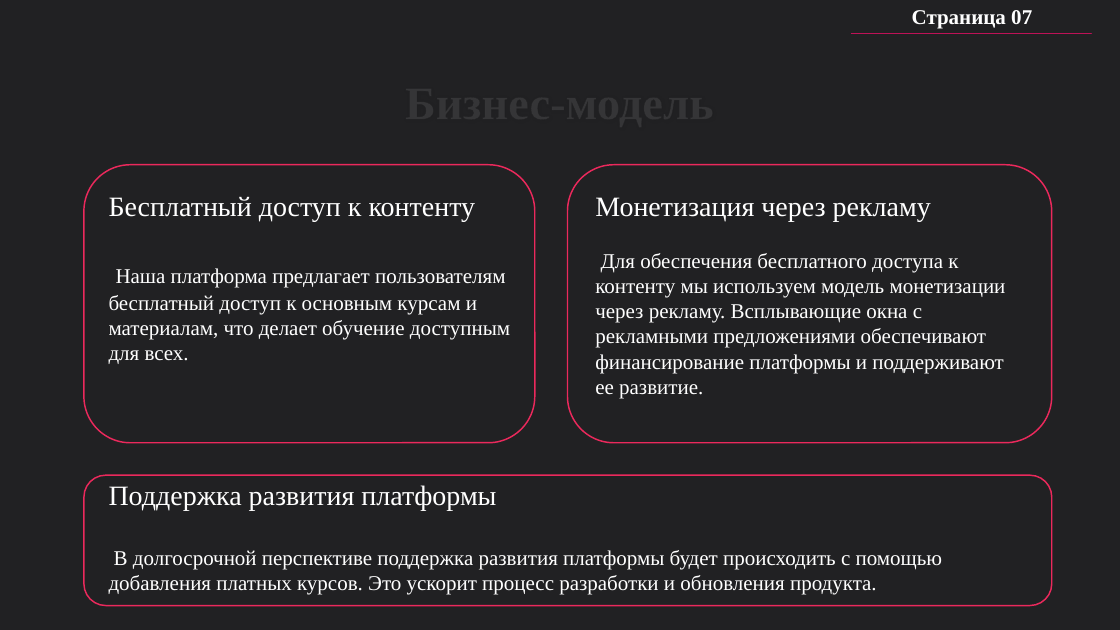
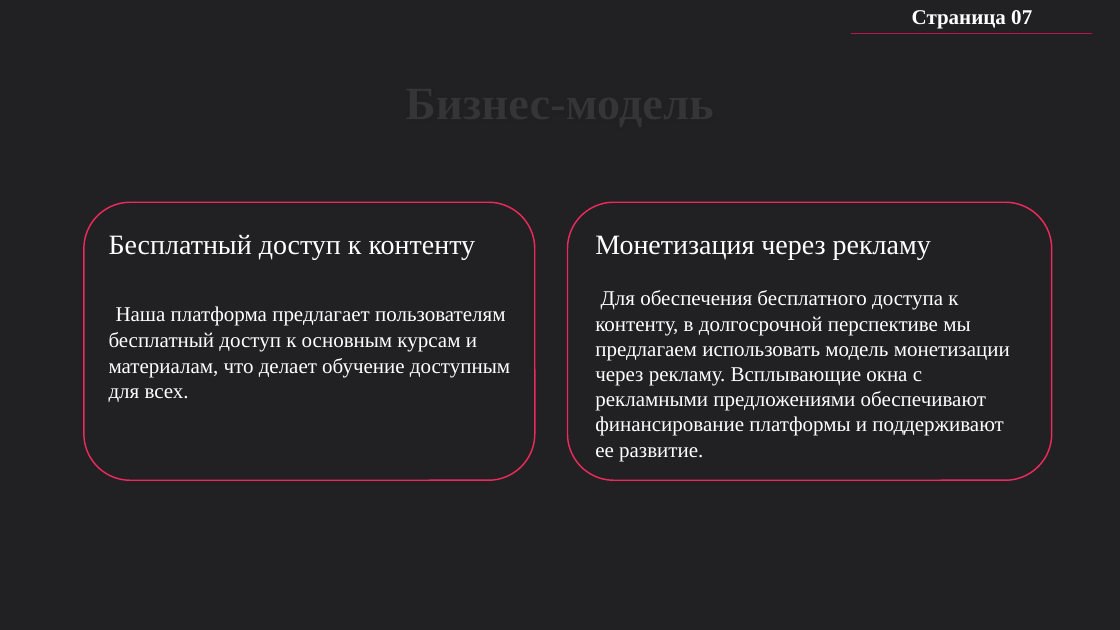
Before and after one commit to sahland/9.5-Team, a slide deck: slide 7 of documentation/Презентация_KnitWit.pptx. Drawn at 1120x630 pixels with LibreOffice and Linux fonts; fonts in the diff are those of the drawing. Boxes give left, top, right and bottom in pixels: in the first picture for what was removed or moved away, otherwise in the second. Text is boxed around its words. In the diff, an @@ line names an element or a change of style, - is before the commit and + after.

```diff
--- a/documentation/Презентация_KnitWit.pptx
+++ b/documentation/Презентация_KnitWit.pptx
@@ 2 rounded rectangles, 1 text: place and size @@
-2 rounded rectangles, 1 text at [84,165,1052,443]
+2 rounded rectangles, 1 text at [84,202,1052,481]
@@ text "Монетизация через рекламу": place and size @@
-text "Монетизация через рекламу" at [595,197,1006,399]
+text "Монетизация через рекламу" at [595,235,1010,461]
@@ text at [595,290,1010,461]: text changed @@
-Для обеспечения бесплатного доступа к контенту мы используем модель монетизации через рекламу. Всплывающие окна с рекламными предложениями обеспечивают финансирование платформы и поддерживают ее развитие.
+Для обеспечения бесплатного доступа к контенту, в долгосрочной перспективе мы предлагаем использовать модель монетизации через рекламу. Всплывающие окна с рекламными предложениями обеспечивают финансирование платформы и поддерживают ее развитие.
@@ rounded rectangle removed at [84,476,1052,606] @@
@@ text removed at [109,485,942,595] @@
-Поддержка развития платформы
-В долгосрочной перспективе поддержка развития платформы будет происходить с помощью добавления платных курсов. Это ускорит процесс разработки и обновления продукта.
```
Also in this commit, not shown: 2 other slides changed, 7 other files.
